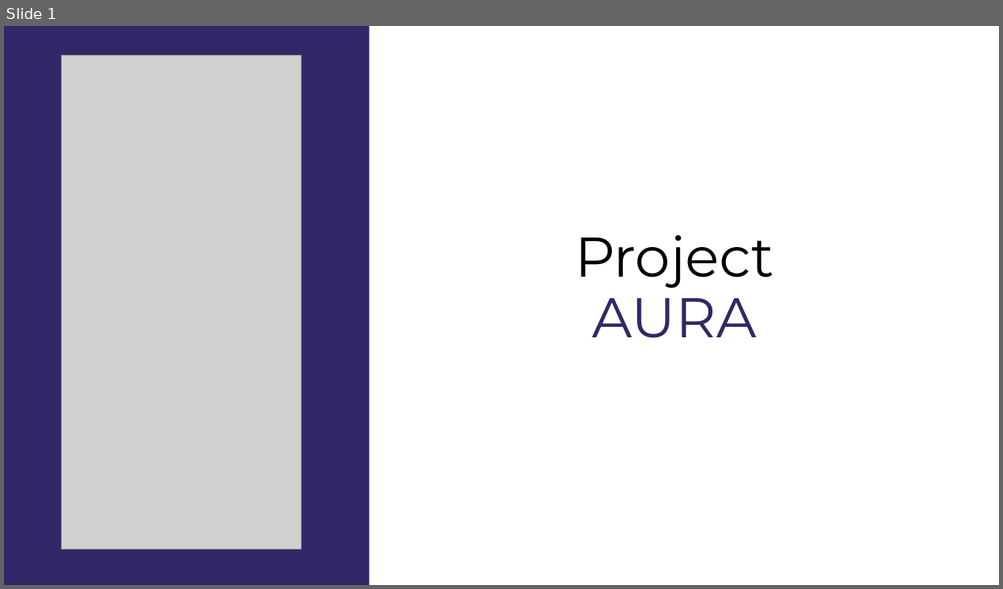
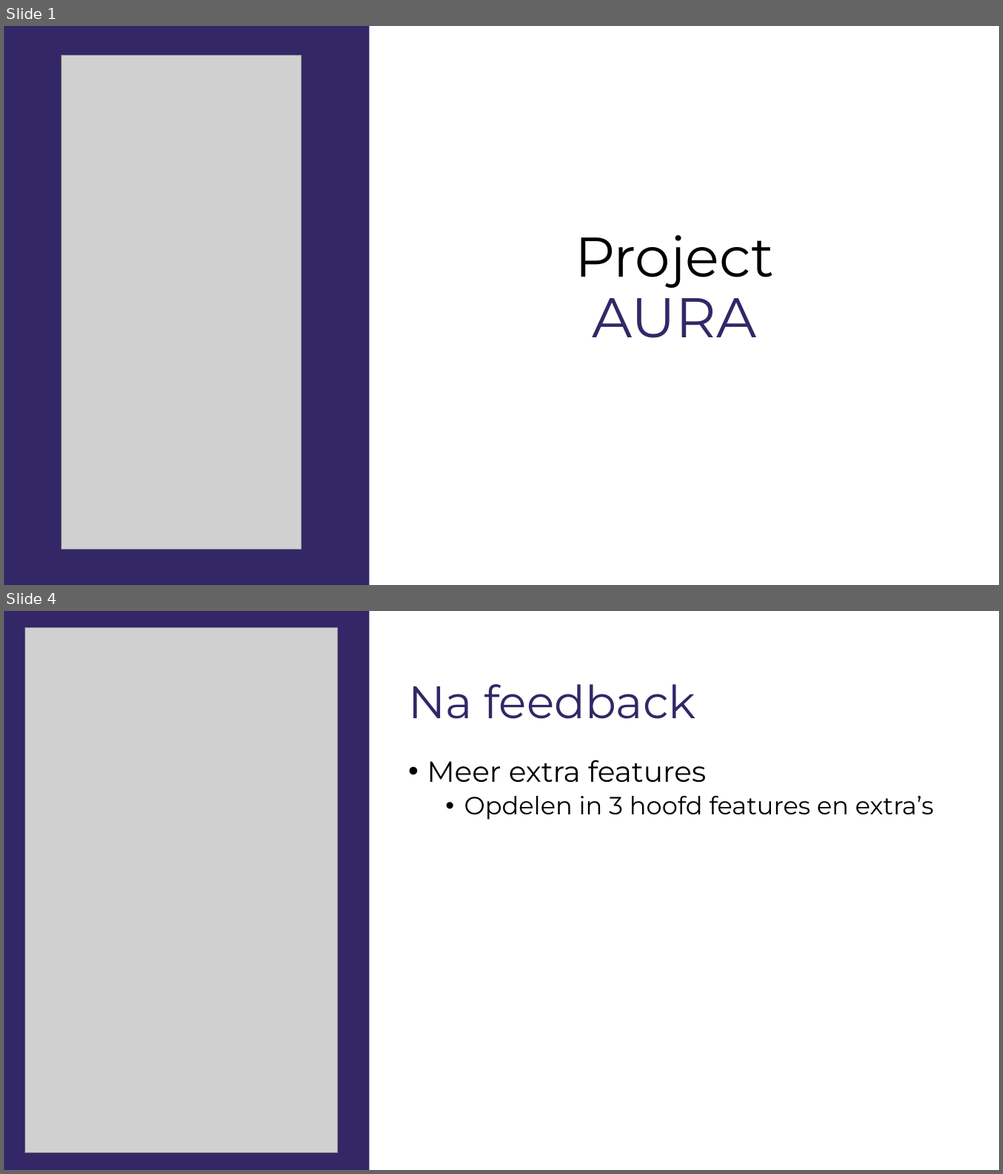
Before and after one commit to gdmgent-1819-mobdev2/positive-design-project-aura, a slide deck: research/AURA.pptx. Shown one above the other, each under a label of ours: slide 1 before the commit, slides 1 and 4 after it; the slides between them are not shown. The pictures are 1003x589 and 1003x1174 pixels, drawn with LibreOffice and Linux fonts; fonts in the diff are those of the drawing; grey boxes stand for pictures. Boxes give left, top, right and bottom in pixels: in the first picture for what was removed or moved away, otherwise in the second. Text is boxed around its words. In the diff, an @@ line names an element or a change of style, - is before the commit and + after.

```diff
--- a/research/AURA.pptx
+++ b/research/AURA.pptx
@@ slide 4 added at (4,611,999,1170), background #FFFFFF @@
@@ rectangle added at (4,611,370,1170), fill #332767 @@
@@ picture added at (25,628,338,1153) @@
@@ title added at (408,684,696,719), 44 pt, text #332767 @@
+Na feedback
@@ text added at (427,760,933,820), 24 pt, text #000000 @@
+• Meer extra features
+  • Opdelen in 3 hoofd features en extra’s
```
Also in this commit, not shown: 2 slides changed, 5 other slides added, 2 slides removed, 5 other files.
